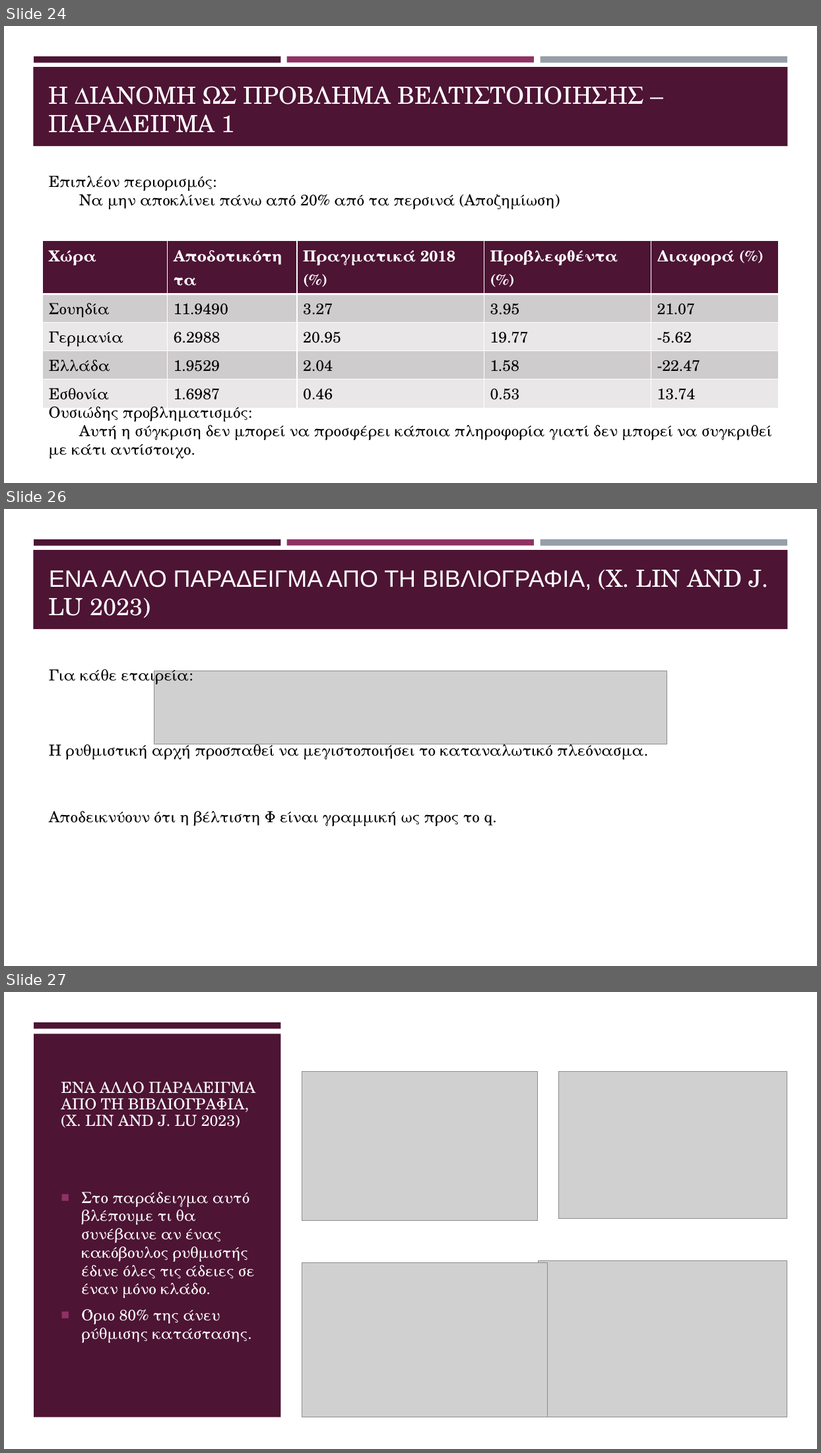
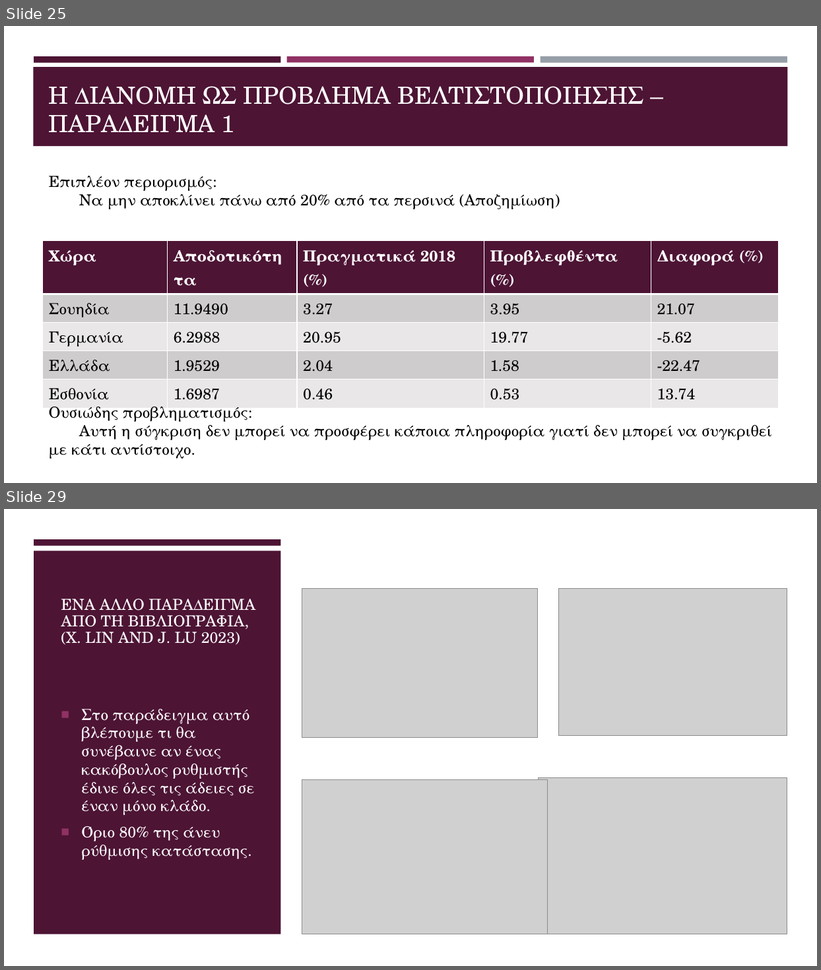
Before and after one commit to kwpap/Diplomatiki_kwpap_step_1, a slide deck: Thesis/Παρουσίαση.pptx. Shown one above the other, each under a label of ours: slides 24, 26 and 27 before the commit, slides 25 and 29 after it; the slides between them are not shown. The pictures are 821x1453 and 821x970 pixels, drawn with LibreOffice and Linux fonts; fonts in the diff are those of the drawing; grey boxes stand for pictures. Boxes give left, top, right and bottom in pixels: in the first picture for what was removed or moved away, otherwise in the second. Text is boxed around its words. In the diff, an @@ line names an element or a change of style, - is before the commit and + after.

```diff
--- a/Thesis/Παρουσίαση.pptx
+++ b/Thesis/Παρουσίαση.pptx
@@ slide 26 removed at box(4, 509, 817, 966), background #FFFFFF; not listed: 4 template elements that a slide beside it also shows @@
@@ title removed at box(49, 569, 768, 618) @@
-ΕΝΑ ΑΛΛΟ ΠΑΡΑΔΕΙΓΜΑ ΑΠΟ ΤΗ ΒΙΒΛΙΟΓΡΑΦΙΑ, (X. LIN AND J. LU 2023)
@@ text removed at box(49, 669, 193, 685) @@
-Για κάθε εταιρεία:
@@ picture removed at box(154, 671, 667, 745) @@
@@ text removed at box(49, 741, 648, 760) @@
-Η ρυθμιστική αρχή προσπαθεί να μεγιστοποιήσει το καταναλωτικό πλεόνασμα.
@@ text removed at box(49, 811, 497, 826) @@
-Αποδεικνύουν ότι η βέλτιστη Φ είναι γραμμική ως προς το q.
@@ what was slide 24 is now slide 25 @@
@@ what was slide 27 is now slide 29 @@
```
Also in this commit, not shown: 11 slides changed, 5 slides added, 1 other file.
